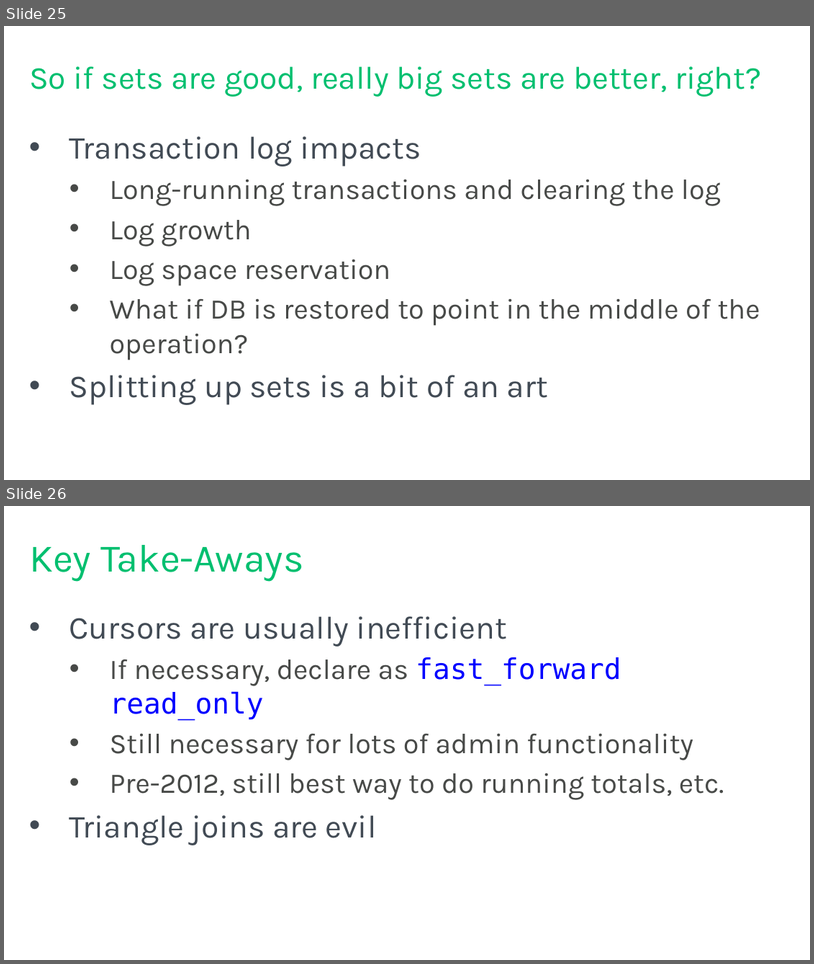
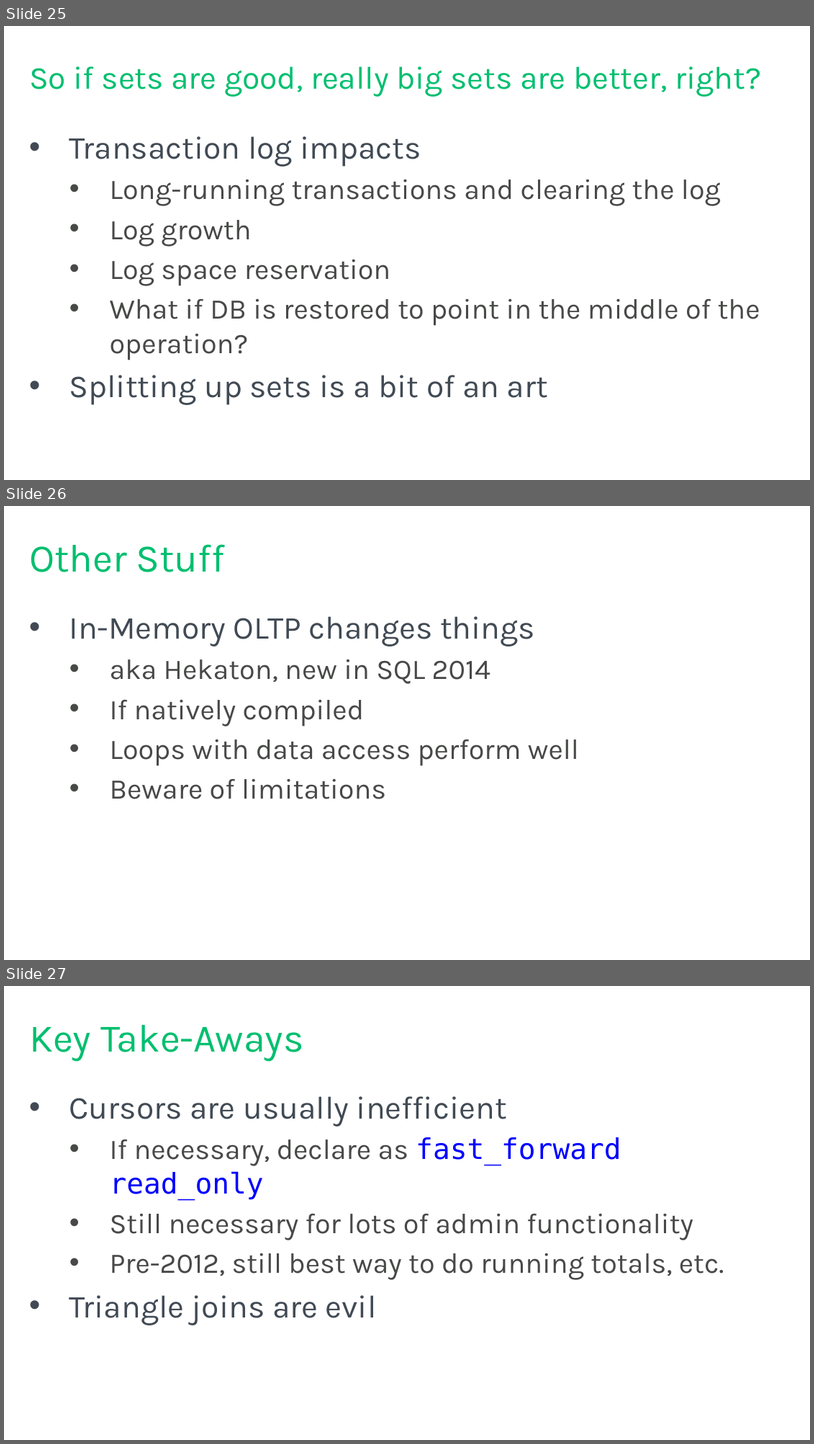
Before and after one commit to tf3604/SetMeUp, a slide deck: HowToThinkInSets.pptx. Shown one above the other, each under a label of ours: slides 25 and 26 before the commit, slides 25, 26 and 27 after it. The pictures are 814x964 and 814x1444 pixels, drawn with LibreOffice and Linux fonts; fonts in the diff are those of the drawing; background and template pictures are left out. Boxes give left, top, right and bottom in pixels: in the first picture for what was removed or moved away, otherwise in the second. Text is boxed around its words. In the diff, an @@ line names an element or a change of style, - is before the commit and + after.

Commit message:
Late-breaking thoughts on how Hekaton changes things.

```diff
--- a/HowToThinkInSets.pptx
+++ b/HowToThinkInSets.pptx
@@ slide 26 added at bbox=[4, 506, 810, 960], background #FFFFFF @@
@@ title added at bbox=[29, 544, 225, 572], 44 pt, text #00BF6F @@
+Other Stuff
@@ text added at bbox=[70, 616, 579, 799], 32 pt, text #474947 @@
+• In-Memory OLTP changes things
+  • aka Hekaton, new in SQL 2014
+  • If natively compiled
+  • Loops with data access perform well
+  • Beware of limitations
@@ what was slide 26 is now slide 27 @@
```
